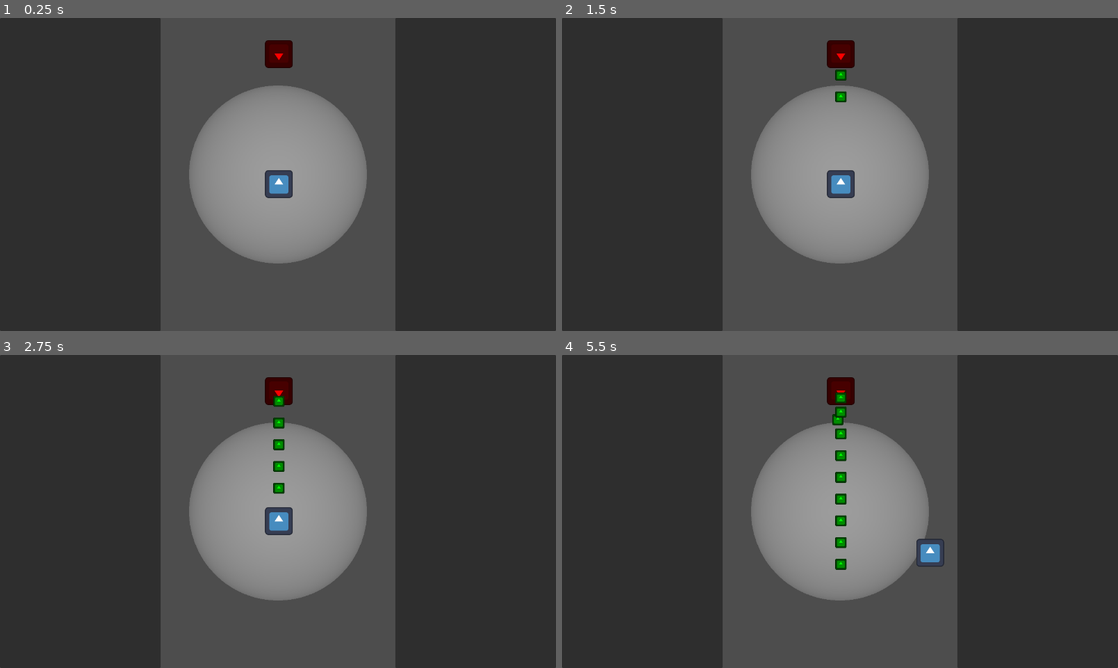
Above: before the commit, frames 1-4 (two rows, left to right).
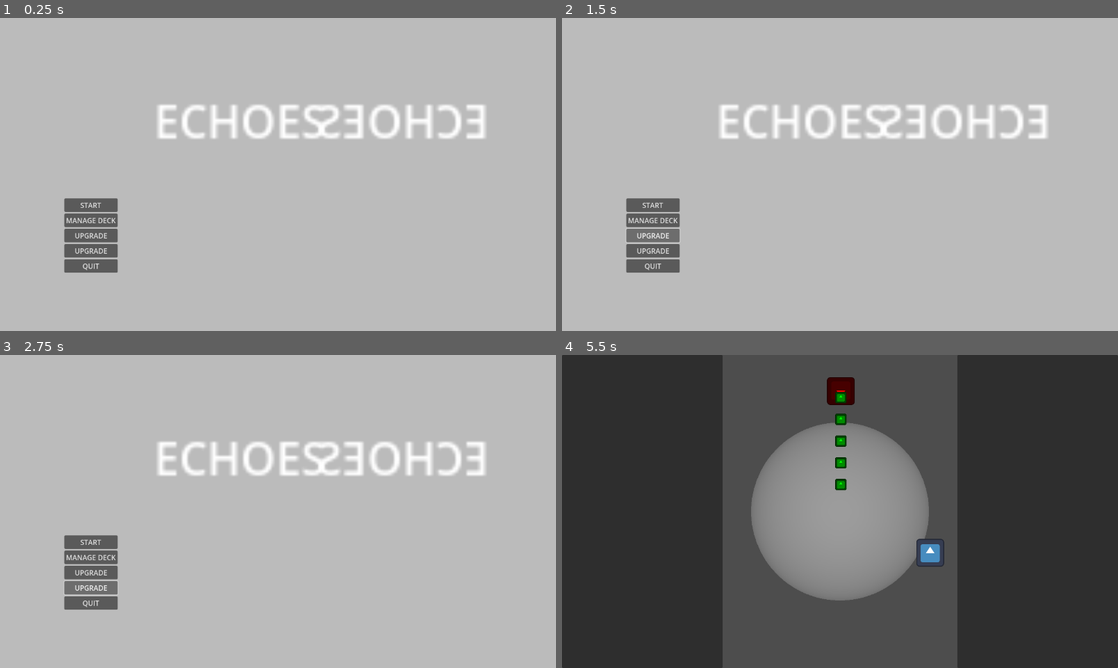
Above: after the commit, the same moments.

Repository: lucasrumney94/GGWJamShmup
Game: Godot game, scene res://Main/main_menu.tscn
Same seed, same stepped clock (60 frames per second), same inputs: the game is played once before the commit and once after it. Before the commit the project starts from res://Main/main_game.tscn. The engine's default icon, where the game draws it, is replaced by a stand-in: a white triangle on a blue panel in a dark square.
Inputs (mouse positions are in pixels of both pictures, inside the frame that each line leads up to):
- Up to frame 1 (0.25 s): no input
- Up to frame 2 (1.5 s): click (650, 221) at 0.5 s, where only the run after the commit has a clickable "MANAGE DECK"; click (650, 237) at 1.25 s, where only the run after the commit has a clickable "UPGRADE"
- Up to frame 3 (2.75 s): click (88, 586) at 2 s, where only the run after the commit has a clickable "UPGRADE"
- Up to frame 4 (5.5 s): click (650, 542) at 2.75 s, where only the run after the commit has a clickable "START"; hold D (right) 3.53-4.28 s; hold S (backward) 4.28-5.03 s; hold D (right) from 5.03 s (still down)

The runs differ from the first frame. In frame 1, 100% of the frame differs, in the area x 0-100%, y 0-100%; in frame 2, 100%; in frame 3, 100%; in frame 4, 0.8%.

Commit message:
added main menu

Diff:
--- /dev/null
+++ b/Main/main_menu.gd
@@ -0,0 +1,11 @@
+extends Node
+
+@export var main_game: PackedScene
+
+
+func _ready():
+	%StartButton.pressed.connect(on_start_pressed)
+
+
+func on_start_pressed():
+	get_tree().change_scene_to_packed(main_game)
--- /dev/null
+++ b/Main/main_menu.tscn
@@ -0,0 +1,83 @@
+[gd_scene load_steps=3 format=3 uid="uid://brmimq82xkko0"]
+
+[ext_resource type="Script" path="res://Main/main_menu.gd" id="1_npmjq"]
+[ext_resource type="PackedScene" uid="uid://dsbm2iaw2j1m8" path="res://Main/main_game.tscn" id="2_rbkuc"]
+
+[node name="MainMenu" type="Node"]
+script = ExtResource("1_npmjq")
+main_game = ExtResource("2_rbkuc")
+
+[node name="CanvasLayer" type="CanvasLayer" parent="."]
+
+[node name="ColorRect" type="ColorRect" parent="CanvasLayer"]
+anchors_preset = 15
+anchor_right = 1.0
+anchor_bottom = 1.0
+grow_horizontal = 2
+grow_vertical = 2
+color = Color(0.733005, 0.733005, 0.733005, 1)
+
+[node name="HBoxContainer" type="HBoxContainer" parent="CanvasLayer"]
+anchors_preset = 5
+anchor_left = 0.5
+anchor_right = 0.5
+offset_left = -311.0
+offset_top = 110.0
+offset_right = -187.0
+offset_bottom = 150.0
+grow_horizontal = 2
+scale = Vector2(6.425, 6.425)
+theme_override_constants/separation = -8
+alignment = 1
+
+[node name="Label" type="Label" parent="CanvasLayer/HBoxContainer"]
+layout_mode = 2
+text = "ECHOES"
+horizontal_alignment = 2
+
+[node name="Control" type="Control" parent="CanvasLayer/HBoxContainer"]
+custom_minimum_size = Vector2(62, 0)
+layout_direction = 2
+layout_mode = 2
+
+[node name="Node2D" type="Node2D" parent="CanvasLayer/HBoxContainer/Control"]
+scale = Vector2(-1, 1)
+
+[node name="Label2" type="Label" parent="CanvasLayer/HBoxContainer/Control/Node2D"]
+offset_left = -66.0
+offset_top = 8.0
+offset_right = -4.0
+offset_bottom = 31.0
+text = "ECHOES"
+horizontal_alignment = 2
+
+[node name="VBoxContainer" type="VBoxContainer" parent="CanvasLayer"]
+offset_left = 148.0
+offset_top = 415.0
+offset_right = 271.0
+offset_bottom = 551.0
+
+[node name="StartButton" type="Button" parent="CanvasLayer/VBoxContainer"]
+unique_name_in_owner = true
+layout_mode = 2
+text = "START"
+
+[node name="UpgradeButton" type="Button" parent="CanvasLayer/VBoxContainer"]
+unique_name_in_owner = true
+layout_mode = 2
+text = "MANAGE DECK"
+
+[node name="DeckButton" type="Button" parent="CanvasLayer/VBoxContainer"]
+unique_name_in_owner = true
+layout_mode = 2
+text = "UPGRADE"
+
+[node name="OptionsButton" type="Button" parent="CanvasLayer/VBoxContainer"]
+unique_name_in_owner = true
+layout_mode = 2
+text = "UPGRADE"
+
+[node name="QuitButton" type="Button" parent="CanvasLayer/VBoxContainer"]
+unique_name_in_owner = true
+layout_mode = 2
+text = "QUIT"
--- a/project.godot
+++ b/project.godot
@@ -11,7 +11,7 @@
 [application]
 
 config/name="GGWJam Shmup"
-run/main_scene="res://Main/main_game.tscn"
+run/main_scene="res://Main/main_menu.tscn"
 config/features=PackedStringArray("4.3", "Forward Plus")
 config/icon="res://icon.svg"
 
